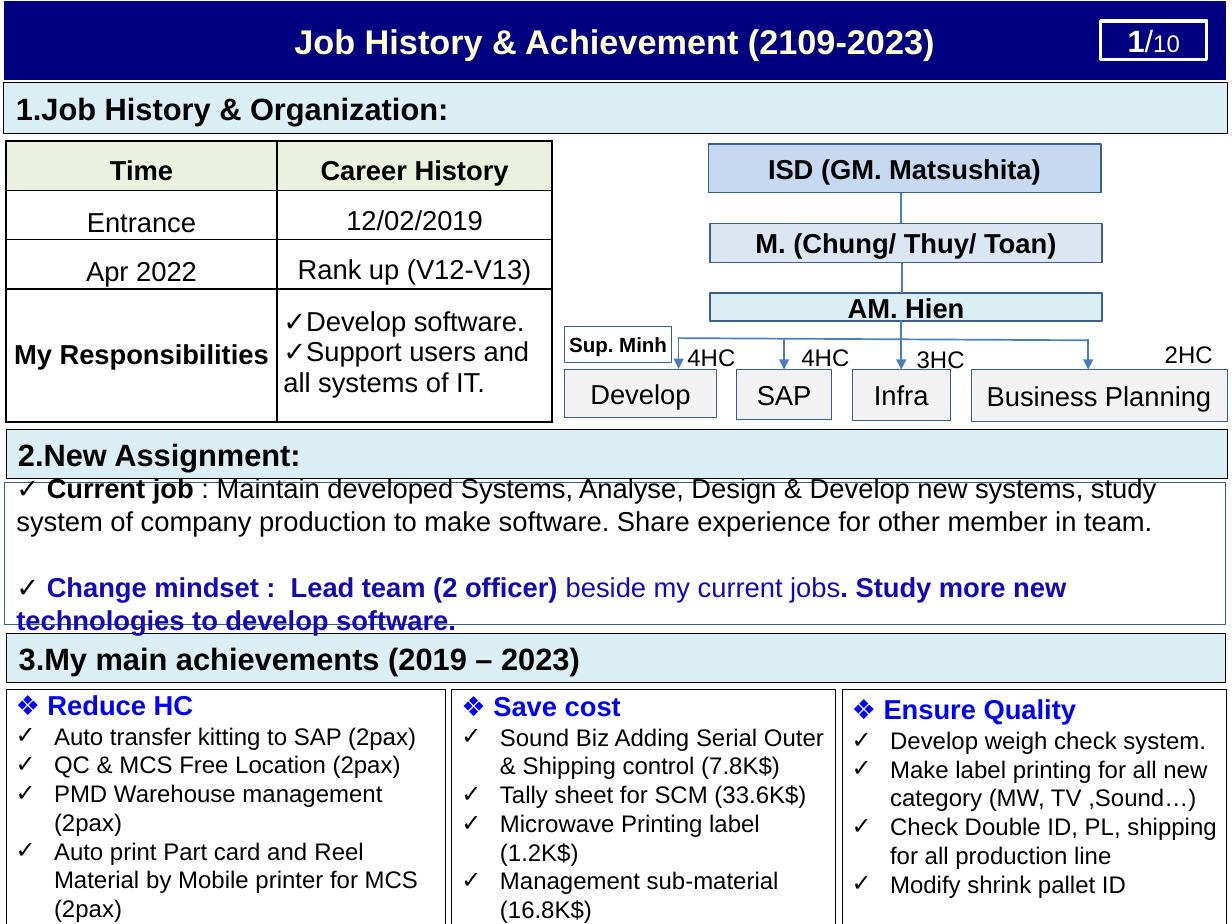
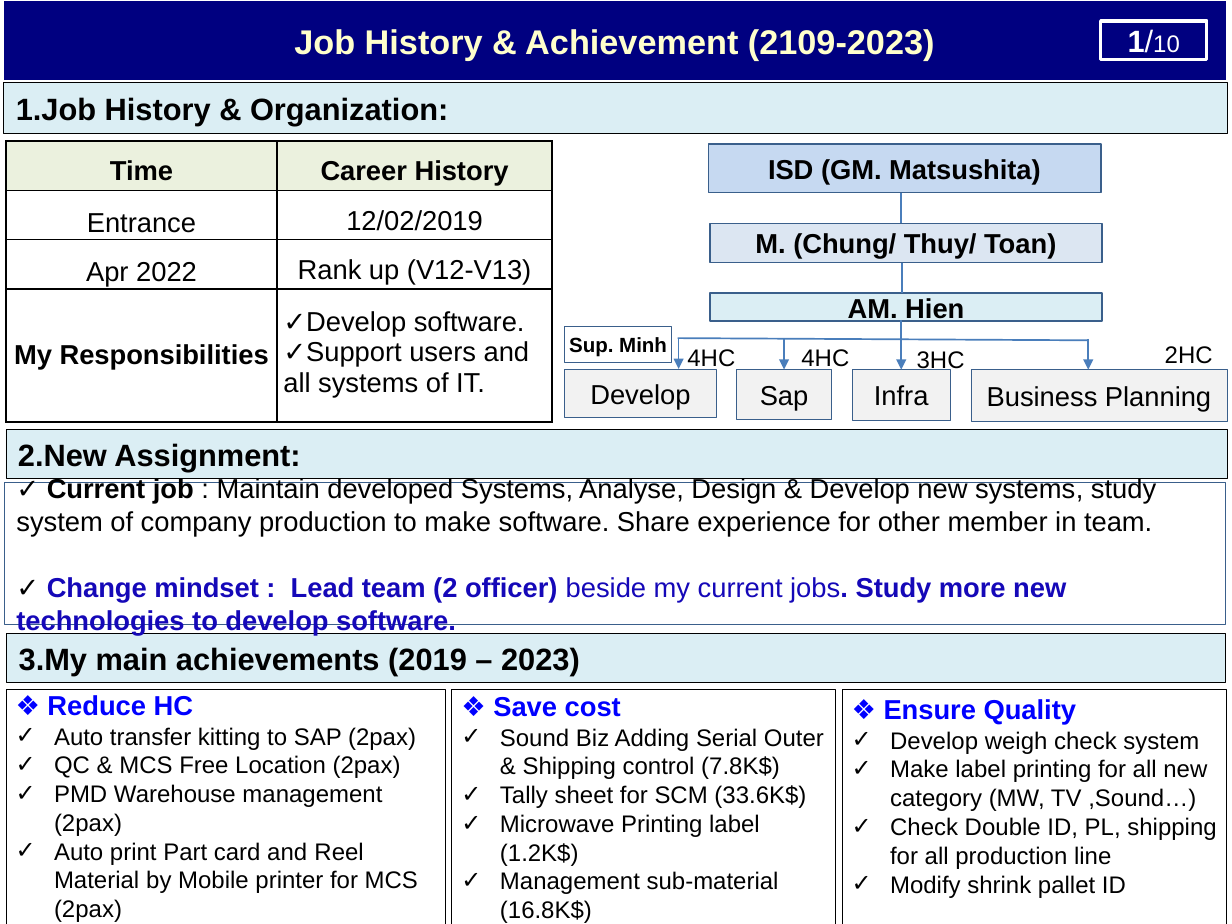
Before and after one commit to thietbicongnghevietnam/ReportPSNV, a slide deck: slide 2 of Report_test.pptx. Drawn at 1232x924 pixels with LibreOffice and Linux fonts; fonts in the diff are those of the drawing. Boxes give left, top, right and bottom in pixels: in the first picture for what was removed or moved away, otherwise in the second. Text is boxed around its words. In the diff, an @@ line names an element or a change of style, - is before the commit and + after.

```diff
--- a/Report_test.pptx
+++ b/Report_test.pptx
@@ text in rectangle at (760, 386, 809, 411): text changed @@
-SAP
+Sap
@@ text in rectangle at (890, 731, 1199, 754): text changed @@
-✓ Develop weigh check system.
+✓ Develop weigh check system
```
Also in this commit, not shown: 8 other slides changed, 1 slide added, 1 other file.
